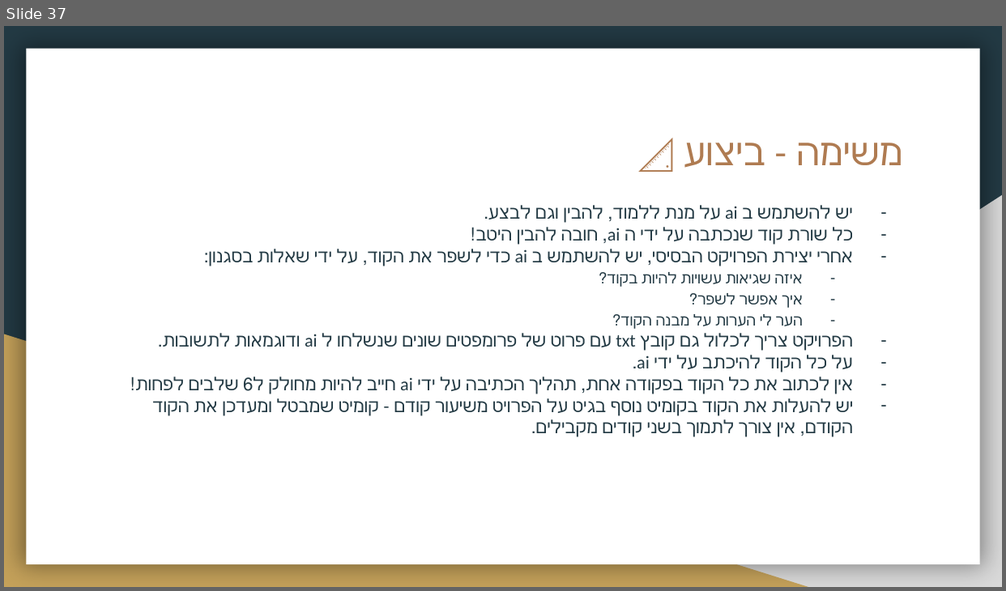
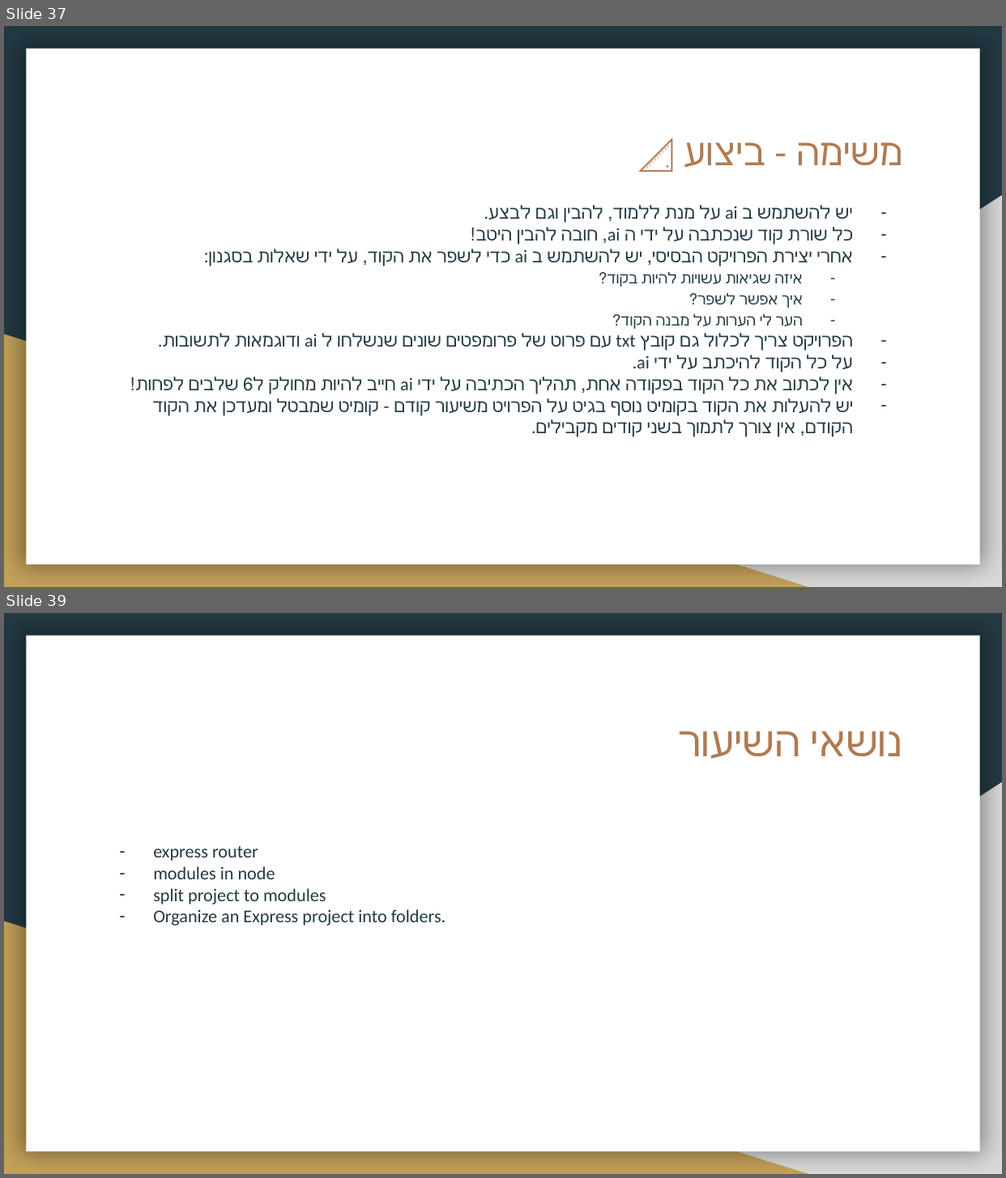
Before and after one commit to Ruthcho/nodeJs, a slide deck: חומרים/NODEJS basic - ai oriented.pptx. Shown one above the other, each under a label of ours: slide 37 before the commit, slides 37 and 39 after it; the slides between them are not shown. The pictures are 1006x591 and 1006x1178 pixels, drawn with LibreOffice and Linux fonts; fonts in the diff are those of the drawing. Boxes give left, top, right and bottom in pixels: in the first picture for what was removed or moved away, otherwise in the second. Text is boxed around its words. In the diff, an @@ line names an element or a change of style, - is before the commit and + after.

```diff
--- a/חומרים/NODEJS basic - ai oriented.pptx
+++ b/חומרים/NODEJS basic - ai oriented.pptx
@@ slide 39 added at [4,613,1002,1174], background #233A44; not listed: 3 template elements that a slide beside it also shows @@
@@ title added at [811,731,902,756], 30 pt, text #AF7B51 @@
+נושאי השיעור
@@ text added at [153,846,445,926], 13 pt, text #233A44 @@
+– express router
+– modules in node
+– split project to modules
+– Organize an Express project into folders.
```
Also in this commit, not shown: 30 other slides added, 19 other files.
